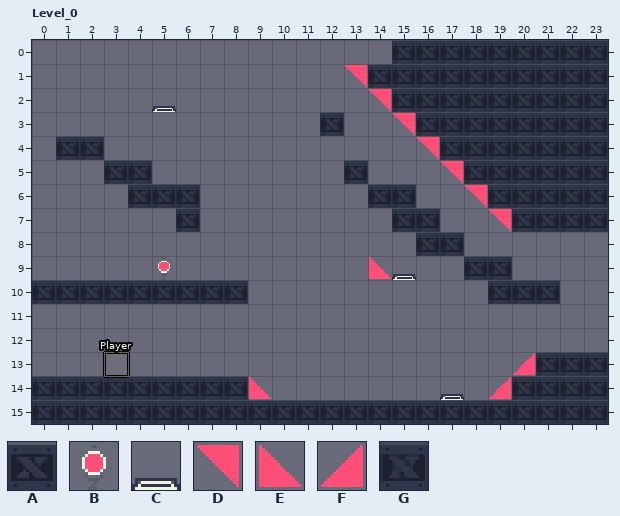
LDtk project -- assets/world.ldtk. This is how it looked before the edit.
Cells are 16x16 px. Shown: Level_0 x 0..23, y 0..15.
Key: from "Industrial_v22": A 5, B 315, C 356, D 427, E 458, F 459; from "IntGrid": G 1 "block".
_ is an empty cell.
Objects are placed by their top-left corner, in cells (3,4 is the top-left corner of cell 3,4); size is 1x1 cell unless given.
Layer "Tiles" before, first column x 0:
 0 _______________AAAAAAAAA
 1 _____________DAAAAAAAAAA
 2 ______________DAAAAAAAAA
 3 _______________DAAAAAAAA
 4 ________________DAAAAAAA
 5 _________________DAAAAAA
 6 __________________DAAAAA
 7 ___________________DAAAA
 8 ________________________
 9 ______________E_________
10 ________________________
11 ________________________
12 ________________________
13 ____________________F___
14 _AAAAAAAAE_________F____
15 ________________________
Layer "IntGrid" before, first column x 0:
 0 ________________________
 1 ________________________
 2 ________________________
 3 ____________G___________
 4 _GG_____________________
 5 ___GG________G__________
 6 ____GGG_______GG________
 7 ______G________GG_______
 8 ________________GG______
 9 __________________GG____
10 GGGGGGGGG__________GGG__
11 ________________________
12 ________________________
13 _____________________GGG
14 GGGGGGGGG___________GGGG
15 GGGGGGGGGGGGGGGGGGGGGGGG
Objects on layer "Entities" before:
"Player" rectangle at 3,13
C "JumpPower" at 17,14
C "SlidePower" at 15,9
C "SlidePower" at 5,2
B "Goal" at 5,9
The same view after the edit:
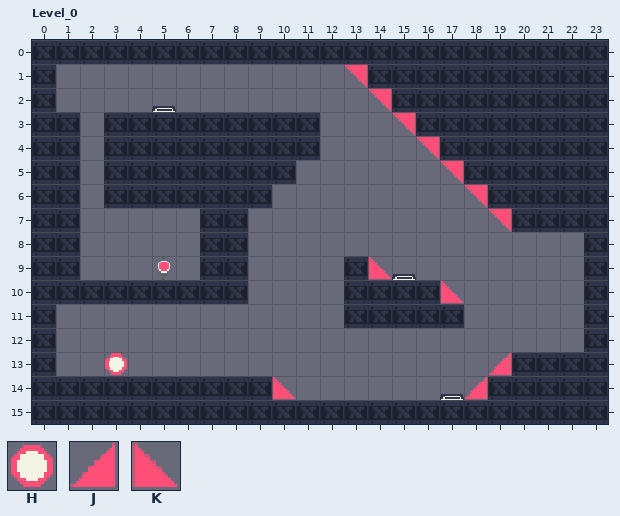
Further tiles: from "Industrial_v2": H 525; from "IntGrid": J 2 "slopeLT", K 3 "slopeRT".
The exact change:
Layer "Entities":
Object "Player" rectangle at 3,13 becomes H "Player" at 3,13.
Layer "Tiles" (removed):
Tile A is gone in row 14 at x 3.
Tile E is gone in row 14 at x 9.
Tile F is gone in row 13 at x 20; in row 14 at x 19.
Layer "IntGrid":
Tile G now appears in row 0 at x 0 to 14; in rows 1 to 2 at x 0; in row 3 at x 0 to 1 and 3 to 11; in row 4 at x 0 and 3 to 11; in row 5 at x 0 to 1 and 5 to 10; in row 6 at x 0 to 1, 3 and 7 to 9.
Tile G now appears in row 7 at x 0 to 1 and 7 to 8; in row 8 at x 0 to 1, 7 to 8 and 23; in row 9 at x 0 to 1, 7 to 8, 13 and 23; in row 10 at x 13 to 16 and 23; in row 11 at x 0, 13 to 17 and 23; in row 12 at x 0 and 23.
Tile G now appears in row 13 at x 0 and 20; in row 14 at x 9 and 19.
Tile J now appears in row 13 at x 19; in row 14 at x 18.
Tile K now appears in row 10 at x 17; in row 14 at x 10.
Tile G is gone in row 3 at x 12; in row 4 at x 2; in row 5 at x 13; in row 6 at x 14 to 15; in row 7 at x 6 and 15 to 16; in row 8 at x 16 to 17.
Tile G is gone in row 9 at x 18 to 19; in row 10 at x 19 to 21.
